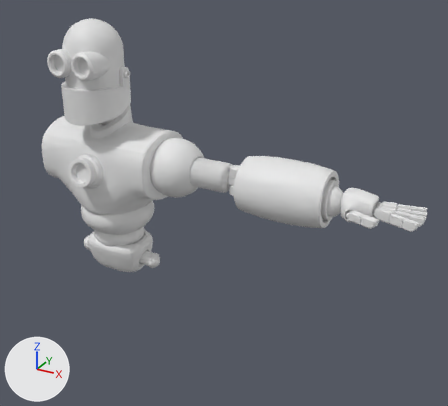
What one commit did to the Blender file Robo/robo.blend.
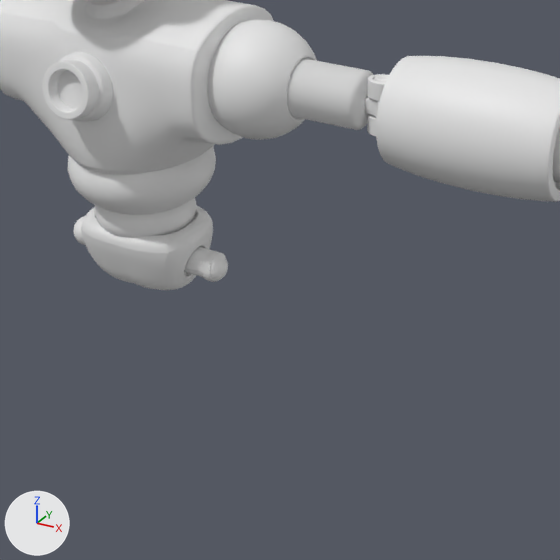
Each version is shown whole from a 50 mm camera at (2.78, -3.25, 4.36) aimed at (0.83, 0.29, 2.59), then close up on the part from 11% to 72% of the width and 32% to 100% of the height. The lights are fixed; the arrows at lower left show +X, +Y and +Z.

In view in the first close-up: 'Arm', 'Cylinder', 'Hip', 'Spine', 'Torso'.
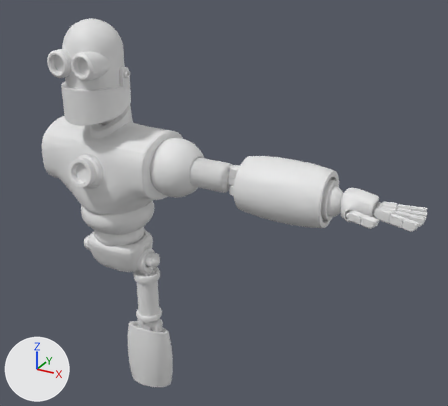
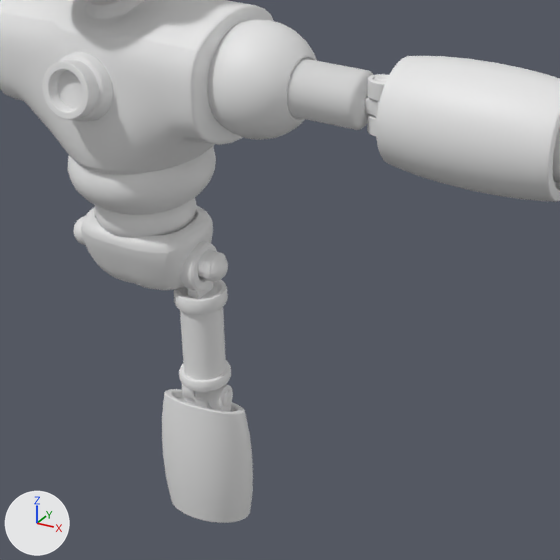
Pixel boxes (x1, y1, x2, y2) of what changed, in the close-ups (560 x 560 px):
'Cylinder.004', added: after (162, 384, 253, 523)
'Arm.001', added: after (174, 242, 231, 409)

The change, as a list of edits to the scene's bpy script:
```text
Add me_sphere_003:
    me_sphere_003.from_pydata(...)  # 832 vertices, 772 faces; spans x -0.674..0.074, y -0.1..0.105, z -0.107..0.103
    me_sphere_003.polygons.foreach_set('use_smooth', [True] * 772)
Add me_cylinder_003:
    me_cylinder_003.from_pydata(...)  # 1508 vertices, 1418 faces; spans x -0.19..0.2, y -0.168..0.134, z -0.062..0.588
    me_cylinder_003.polygons.foreach_set('use_smooth', [True] * 1418)
Add ob_arm_001:
    ob_arm_001 = bpy.data.objects.new('Arm.001', me_sphere_003)
    ob_arm_001.location = (0.233, 0.141, 1.47)
    ob_arm_001.rotation_euler = (0.0, 1.556, 0.0)  # degrees (0, 89, 0)
Add ob_cylinder_004:
    ob_cylinder_004 = bpy.data.objects.new('Cylinder.004', me_cylinder_003)
    ob_cylinder_004.location = (0.231, 0.141, 1.469)
    ob_cylinder_004.rotation_euler = (0.0, 3.127, 0.0)  # degrees (0, 179, 0)
```
